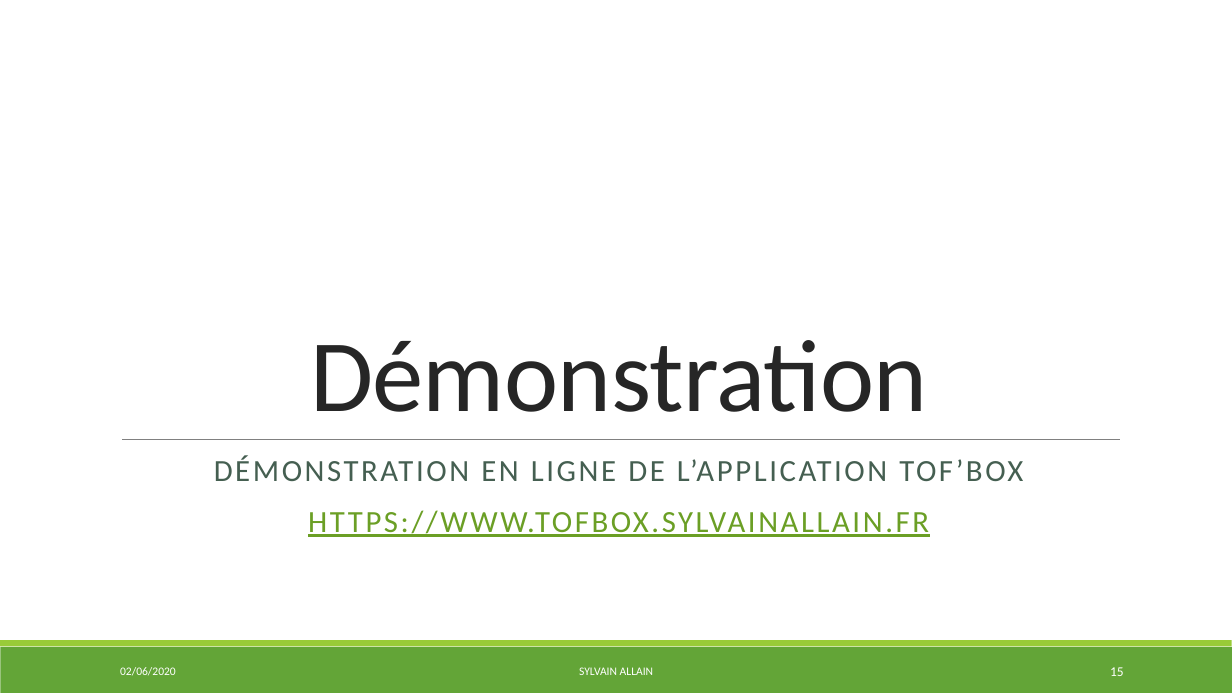
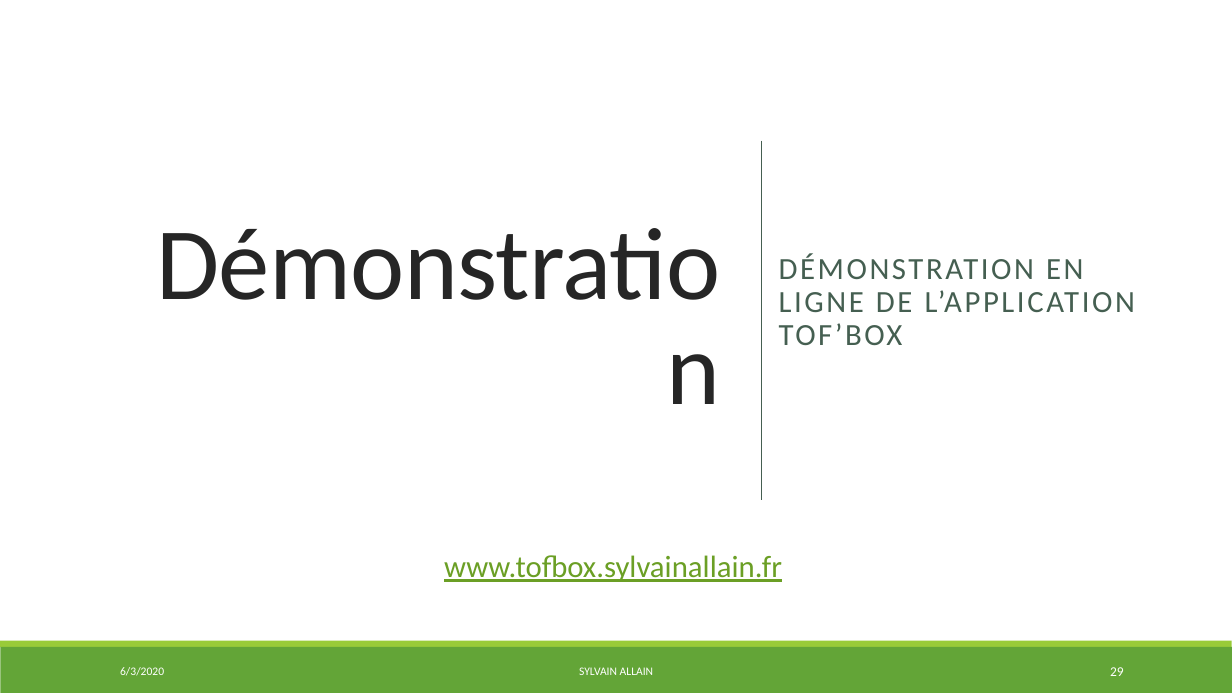
Before and after one commit to S2LF/ProjetPro, a slide deck: slide 29 of ProjetTof’Box.pptx (slide 15 before the commit). Drawn at 1232x693 pixels with LibreOffice and Linux fonts; fonts in the diff are those of the drawing. Boxes give left, top, right and bottom in pixels: in the first picture for what was removed or moved away, otherwise in the second. Text is boxed around its words. In the diff, an @@ line names an element or a change of style, - is before the commit and + after.

```diff
--- a/ProjetTof’Box.pptx
+++ b/ProjetTof’Box.pptx
@@ rectangle added at (0,0,1232,693), fill #FFFFFF @@
@@ title "Démonstration": place and size @@
-title "Démonstration" at (310,340,928,412)
+title "Démonstration" at (98,65,730,576)
@@ title "Démonstration" at (98,65,730,576): alignment centre to right; vertical alignment bottom to middle @@
@@ text "DÉMONSTRATION EN LIGNE DE L’APPLICATION ...": place and size @@
-text "DÉMONSTRATION EN LIGNE DE L’APPLICATION ..." at (214,455,1023,537)
+text "DÉMONSTRATION EN LIGNE DE L’APPLICATION ..." at (779,253,1135,345)
@@ text "DÉMONSTRATION EN LIGNE DE L’APPLICATION ..." at (779,253,1135,345): alignment centre to left; vertical alignment top to middle @@
@@ line added from (762, 140) to (762, 500), #455F51 1 pt @@
@@ line removed from (122, 439) to (1120, 439) @@
@@ text at (308,510,929,537): paragraph removed @@
-HTTPS://WWW.TOFBOX.SYLVAINALLAIN.FR
@@ text added at (444,555,782,582), 24 pt, text #6B9F25, underline @@
+www.tofbox.sylvainallain.fr
@@ rectangle removed at (0,647,1232,693) @@
@@ rectangle removed at (0,640,1232,647) @@
@@ rectangle added at (0,640,1232,647), fill #99CB38 @@
@@ rectangle added at (0,647,1232,693), fill #63A537 @@
@@ text at (120,667,164,676): text changed @@
-02/06/2020
+6/3/2020
@@ page number at (1110,667,1124,676): text changed @@
-15
+29
```
Also in this commit, not shown: 15 other slides changed, 14 slides added, 1 other file.
